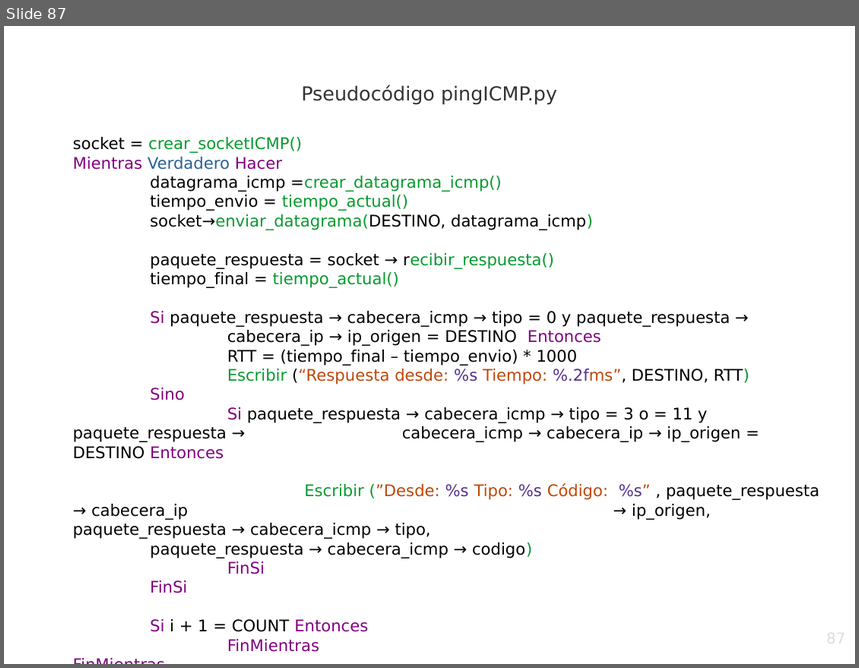
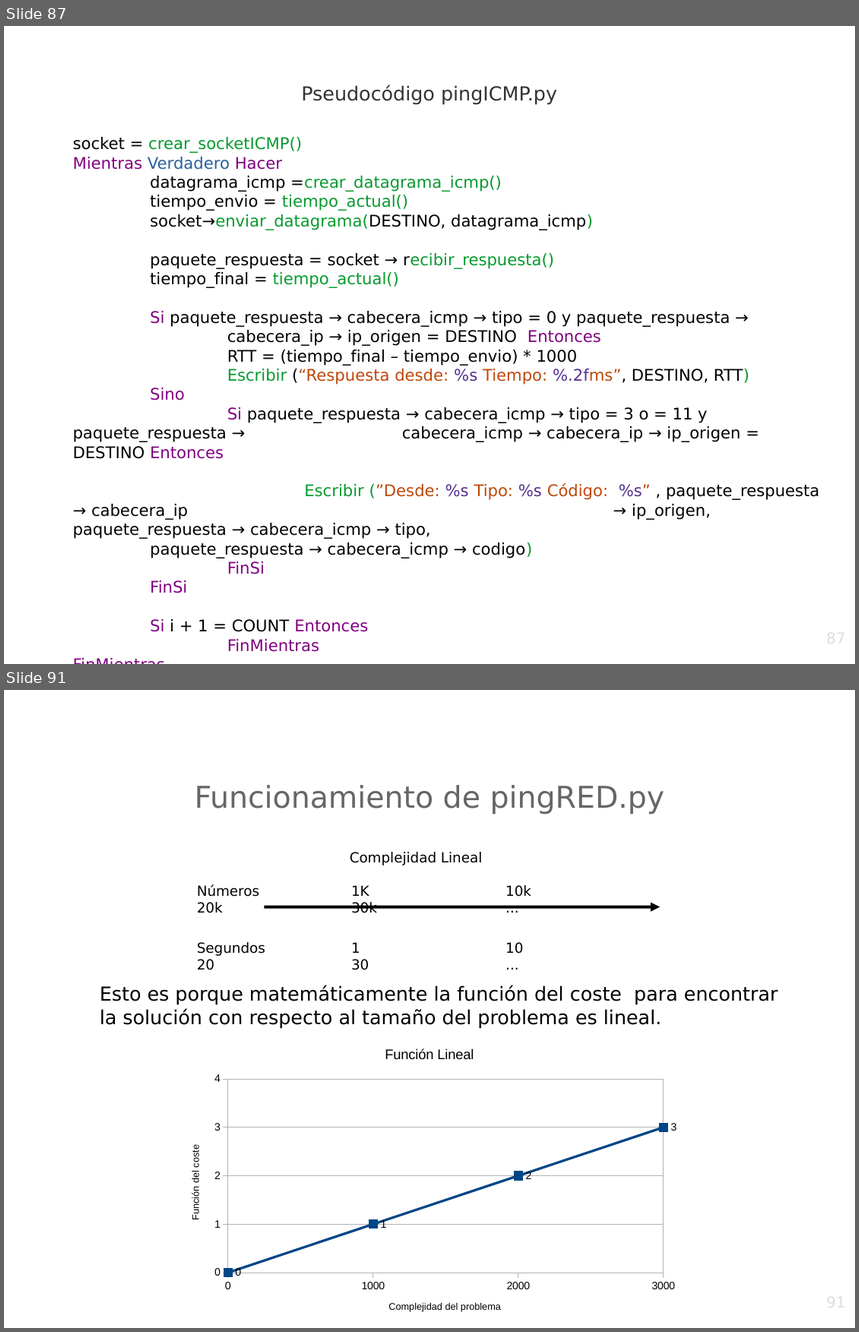
Before and after one commit to srealmoreno/Python, a slide deck: PING/ping.odp. Shown one above the other, each under a label of ours: slide 87 before the commit, slides 87 and 91 after it; the slides between them are not shown. The pictures are 859x668 and 859x1332 pixels, drawn with LibreOffice and Linux fonts; fonts in the diff are those of the drawing; background and template pictures are left out. Boxes give left, top, right and bottom in pixels: in the first picture for what was removed or moved away, otherwise in the second. Text is boxed around its words. In the diff, an @@ line names an element or a change of style, - is before the commit and + after.

```diff
--- a/PING/ping.odp
+++ b/PING/ping.odp
@@ slide 91 added at bbox=[4, 690, 855, 1328], background picture (left out) @@
@@ title added at bbox=[195, 785, 665, 814], 28 pt, text #666666 @@
+Funcionamiento de pingRED.py
@@ text added at bbox=[197, 852, 531, 956], 13 pt, text #000000 @@
+Complejidad Lineal
+Números 1K 10k 20k 30k ...
+Segundos 1 10 20 30 ...
@@ arrow added from (265, 907) to (661, 907), #000000 2.83 pt @@
@@ text added at bbox=[100, 986, 778, 1029], 18 pt, text #000000 @@
+Esto es porque matemáticamente la función del coste para encontrar la solución con respecto al tamaño del problema es lineal.
@@ line chart added at bbox=[174, 1034, 686, 1328] @@
+title "Función Lineal"
+categories: 0, 1000, 2000, 3000
+Series 1: 0, 1, 2, 3
@@ page number added at bbox=[648, 1294, 847, 1328], 14 pt, text #DDDDDD @@
+91
```
Also in this commit, not shown: 9 slides changed, 9 other slides added, 1 other file.
